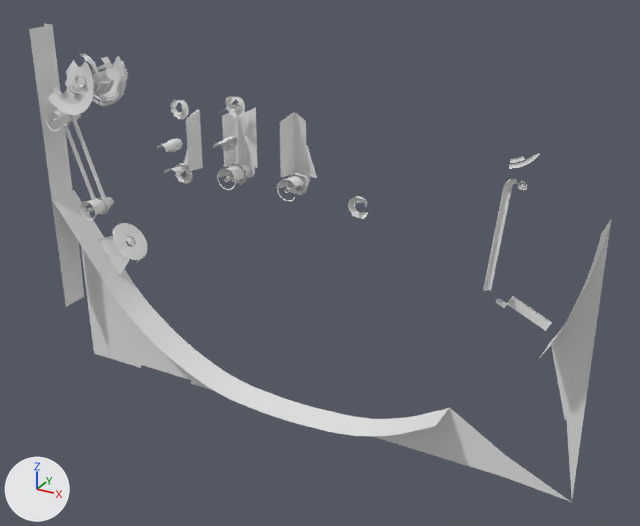
The OBJ model RoyalFlush_1957/gameitems/Primitive.LM_GI_ls1_Parts.obj, before and after one commit.
Camera for both pictures: a camera (50 mm lens) standing at (632.0, -1023.0, -140.0) and looking at (39.0, 54.0, -679.0). The lights are fixed; the arrows at lower left show +X, +Y and +Z. Where no turn or scale is listed for an object, it has been applied to the vertices. Vertices at the same position are counted once.

Before the edit, the objects in view are built like this:
```python
me_lm_gi_ls1_parts = bpy.data.meshes.new('LM_GI_ls1_Parts')
me_lm_gi_ls1_parts.from_pydata(...)  # 3949 vertices, 5645 faces; spans x -470.0..452.0, y -20.0..89.0, z -965.0..-362.0
ob_lm_gi_ls1_parts = bpy.data.objects.new('LM_GI_ls1_Parts', me_lm_gi_ls1_parts)
ob_lm_gi_ls1_parts.location = (0.0, 0.0, 0.0)
```
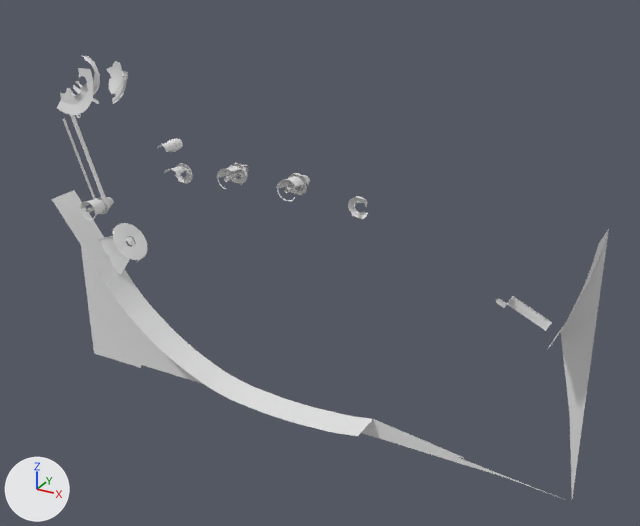
Patch to the scene script:
```diff
--- a/RoyalFlush_1957/gameitems/Primitive.LM_GI_ls1_Parts.obj.py
+++ b/RoyalFlush_1957/gameitems/Primitive.LM_GI_ls1_Parts.obj.py
@@ me_lm_gi_ls1_parts @@
 # used by ob_lm_gi_ls1_parts; location = (0.0, 0.0, 0.0)
-me_lm_gi_ls1_parts.from_pydata(...)  # 3949 vertices, 5645 faces; spans x -470.0..452.0, y -20.0..89.0, z -965.0..-362.0
+me_lm_gi_ls1_parts.from_pydata(...)  # 2303 vertices, 3330 faces; spans x -445.0..452.0, y -20.0..89.0, z -965.0..-403.0
+# me_lm_gi_ls1_parts part 1: 30 loose pieces with 1284 vertices, spanning x -470.0..350.0, y -20.0..79.0, z -844.0..-362.0, are deleted
+# me_lm_gi_ls1_parts part 2: 4 vertices moved within x -89.0..-87.0, y 53.0, z -554.0..-548.0; 330 vertices removed from x -436.0..30.0, y -3.0..87.0, z -658.0..-399.0
+# me_lm_gi_ls1_parts part 3: 32 vertices removed from x -219.0..452.0, y -3.0..54.0, z -965.0..-531.0
```

Pixel boxes (x1, y1, x2, y2) of what changed, in the pictures (640 x 526 px):
'LM_GI_ls1_Parts', reshaped (7% shorter)
    before: (29, 24, 611, 502)
    after: (52, 55, 609, 500)
part 1 of me_lm_gi_ls1_parts, deleted
    before: (29, 24, 540, 307)
part 2 of me_lm_gi_ls1_parts, cut back
    before: (48, 54, 307, 200)
    after: (225, 168, 249, 182)
part 3 of me_lm_gi_ls1_parts, deleted
    before: (191, 220, 611, 502)
